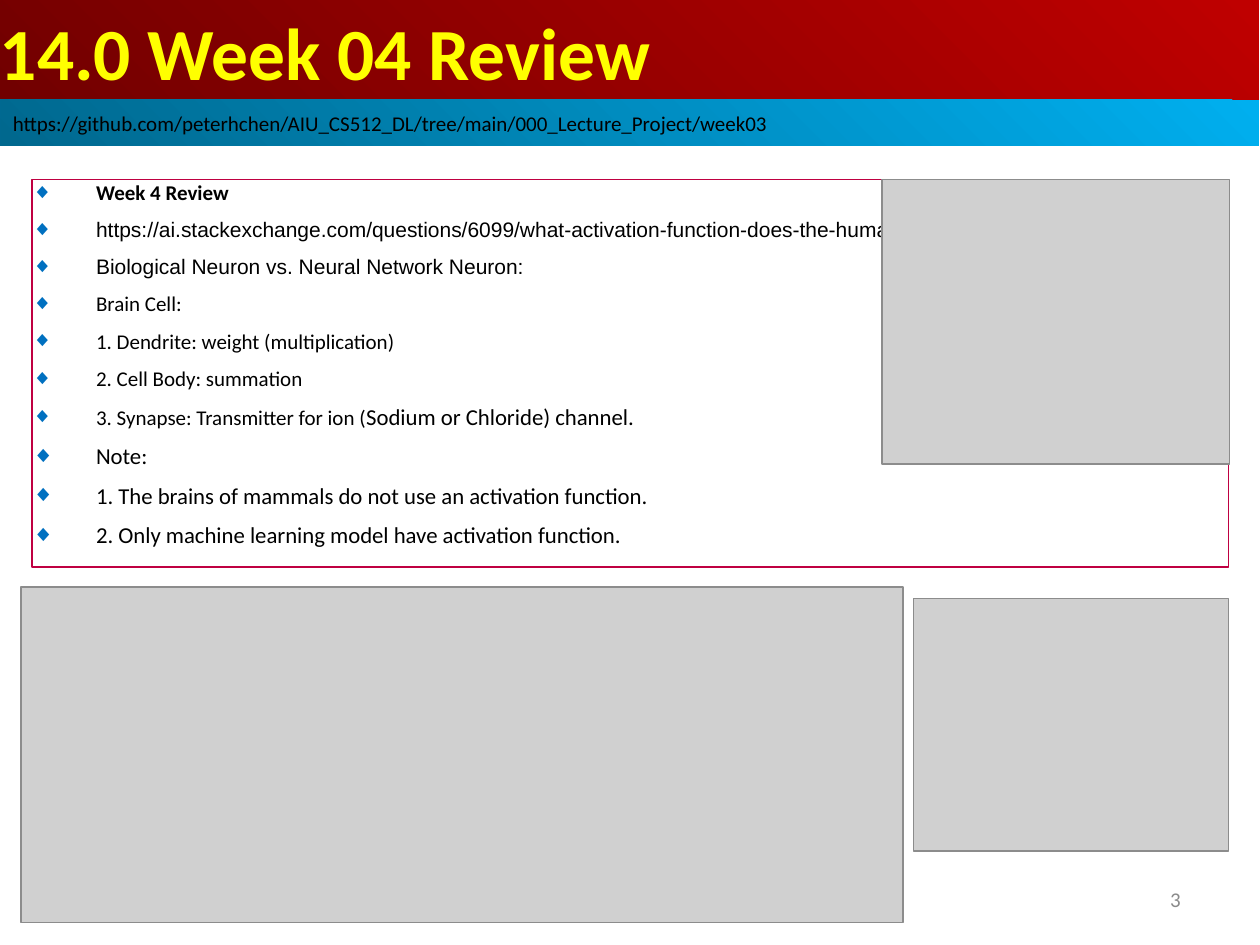
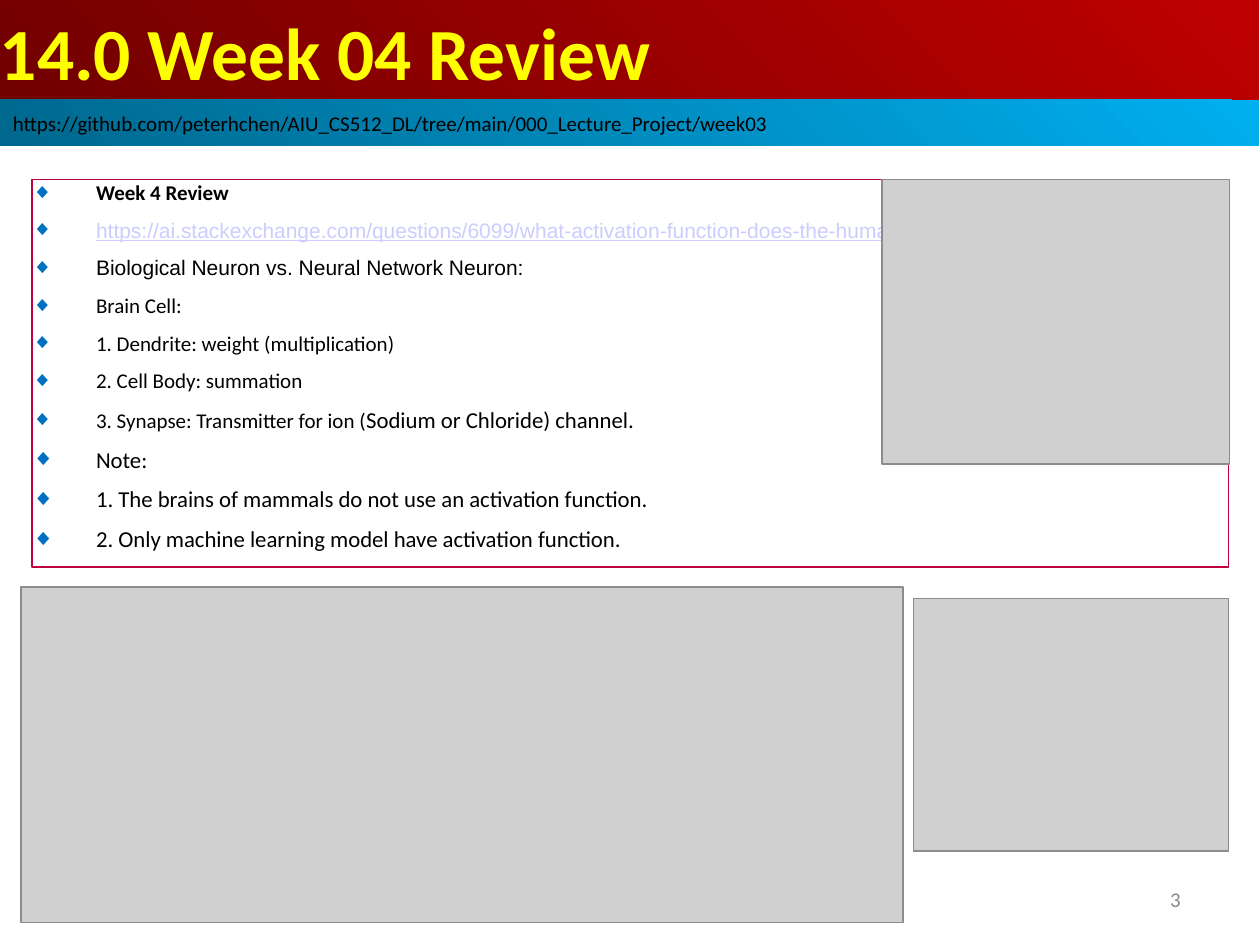
Before and after one commit to peterhchen/AIU_CS512_DL, a slide deck: slide 3 of 000_Lecture_Project/week05/01_Lecture/14.00_w04_review.ppt. Drawn at 1260x945 pixels with LibreOffice and Linux fonts; fonts in the diff are those of the drawing; grey boxes stand for pictures. Boxes give left, top, right and bottom in pixels: in the first picture for what was removed or moved away, otherwise in the second. Text is boxed around its words. In the diff, an @@ line names an element or a change of style, - is before the commit and + after.

```diff
--- a/000_Lecture_Project/week05/01_Lecture/14.00_w04_review.ppt
+++ b/000_Lecture_Project/week05/01_Lecture/14.00_w04_review.ppt
@@ rectangle "Week 4 Review" at box(32, 179, 1228, 567): text colour #000000 to #CCCCFF, underline on in "https://ai.stackexchange.com/questions/6099/what-activation- ..." @@
```
Also in this commit, not shown: 2 other slides changed.
